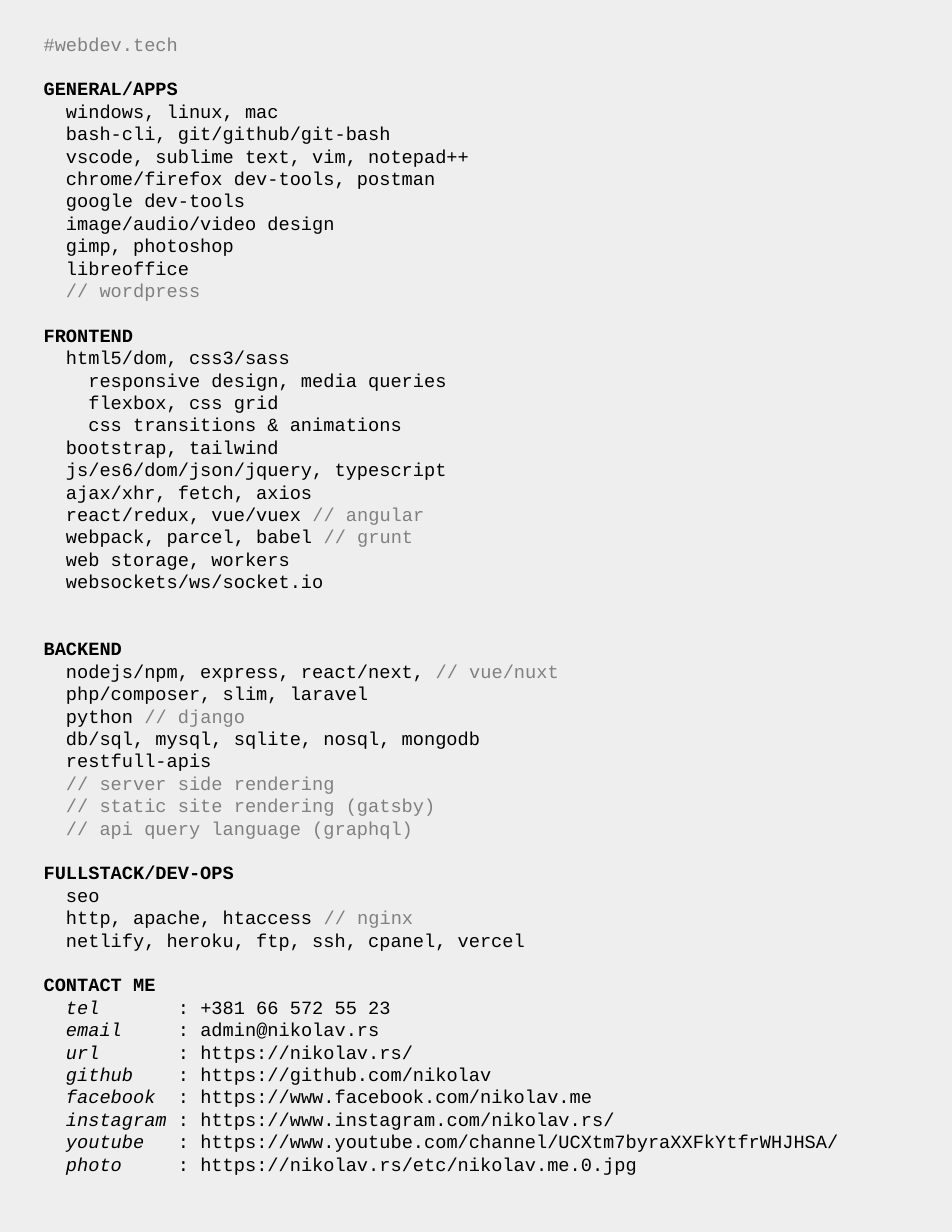
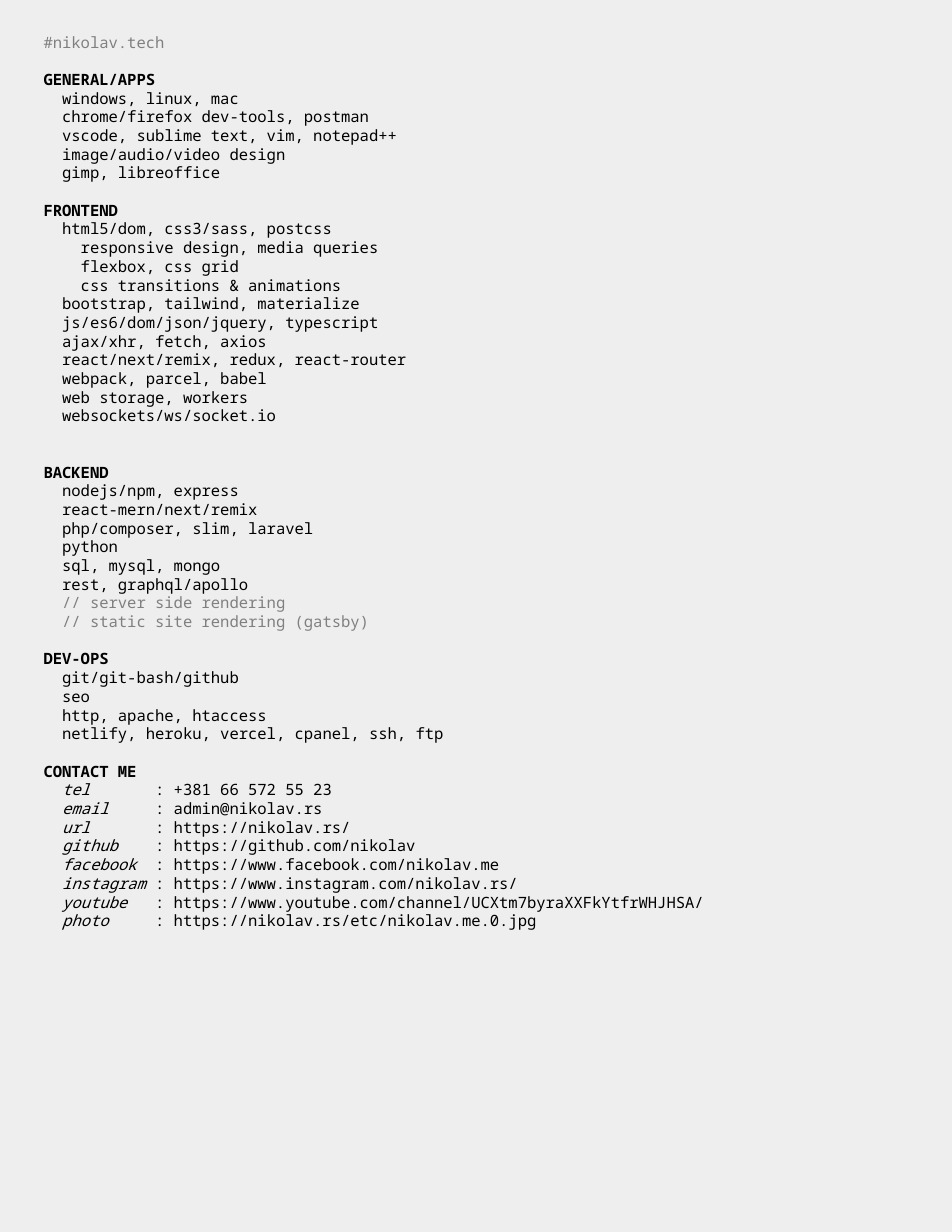
Before and after one commit to nikolav/nikolav.rs, a slide deck: slide 1 of etc/webdev-tech.odp. Drawn at 952x1232 pixels with LibreOffice and Linux fonts; fonts in the diff are those of the drawing. Boxes give left, top, right and bottom in pixels: in the first picture for what was removed or moved away, otherwise in the second. Text is boxed around its words. In the diff, an @@ line names an element or a change of style, - is before the commit and + after.

Commit message:
adds apollo @nikolav.tech.pdf; +amend pdf

```diff
--- a/etc/webdev-tech.odp
+++ b/etc/webdev-tech.odp
@@ text at (44, 36, 165, 48): text changed; size 12 to 10 pt; font Courier New to Noto Sans Mono @@
-#webdev.tech
+#nikolav.tech
@@ text at (44, 73, 704, 930): size 12 to 10 pt, font Courier New to Noto Sans Mono in "GENERAL/APPS", "windows, linux, mac", "vscode, sublime text, vim, notepad++", "image/audio/video design" and 19 more places @@
@@ text at (62, 110, 369, 126): text changed; size 12 to 10 pt; font Courier New to Noto Sans Mono @@
-bash-cli, git/github/git-bash
+chrome/firefox dev-tools, postman
@@ text at (62, 166, 220, 182): text changed; size 12 to 10 pt; font Courier New to Noto Sans Mono @@
-gimp, photoshop
-libreoffice
-// wordpress
+gimp, libreoffice
@@ text at (66, 172, 435, 211): paragraphs removed @@
-chrome/firefox dev-tools, postman
-google dev-tools
@@ text at (62, 222, 332, 238): text changed; size 12 to 10 pt; font Courier New to Noto Sans Mono @@
-html5/dom, css3/sass
+html5/dom, css3/sass, postcss
@@ text at (62, 297, 359, 313): text changed; size 12 to 10 pt; font Courier New to Noto Sans Mono @@
-bootstrap, tailwind
+bootstrap, tailwind, materialize
@@ text at (62, 353, 407, 388): text changed; size 12 to 10 pt; font Courier New to Noto Sans Mono @@
-react/redux, vue/vuex // angular
-webpack, parcel, babel // grunt
+react/next/remix, redux, react-router
+webpack, parcel, babel
@@ text at (62, 484, 257, 515): text changed; size 12 to 10 pt; font Courier New to Noto Sans Mono @@
-nodejs/npm, express, react/next, // vue/nuxt
+nodejs/npm, express
+react-mern/next/remix
@@ text at (62, 540, 248, 594): text changed; size 12 to 10 pt; font Courier New to Noto Sans Mono @@
-python // django
-db/sql, mysql, sqlite, nosql, mongodb
-restfull-apis
+python
+sql, mysql, mongo
+rest, graphql/apollo
@@ text at (44, 652, 239, 687): text changed; size 12 to 10 pt; font Courier New to Noto Sans Mono; text colour #808080 to #000000 @@
-// api query language (graphql)
-FULLSTACK/DEV-OPS
+DEV-OPS
+git/git-bash/github
@@ text at (62, 709, 444, 743): text changed; size 12 to 10 pt; font Courier New to Noto Sans Mono @@
-http, apache, htaccess // nginx
-netlify, heroku, ftp, ssh, cpanel, vercel
+http, apache, htaccess
+netlify, heroku, vercel, cpanel, ssh, ftp
```
Also in this commit, not shown: 7 other files.
